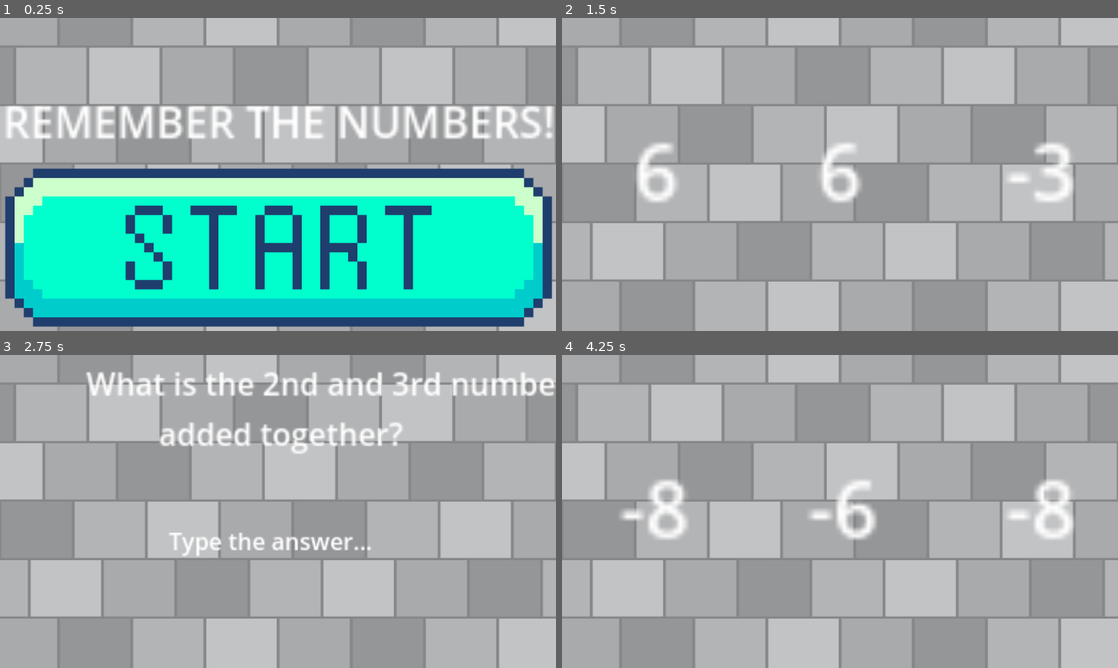
Above: before the commit, frames 1-4 (two rows, left to right).
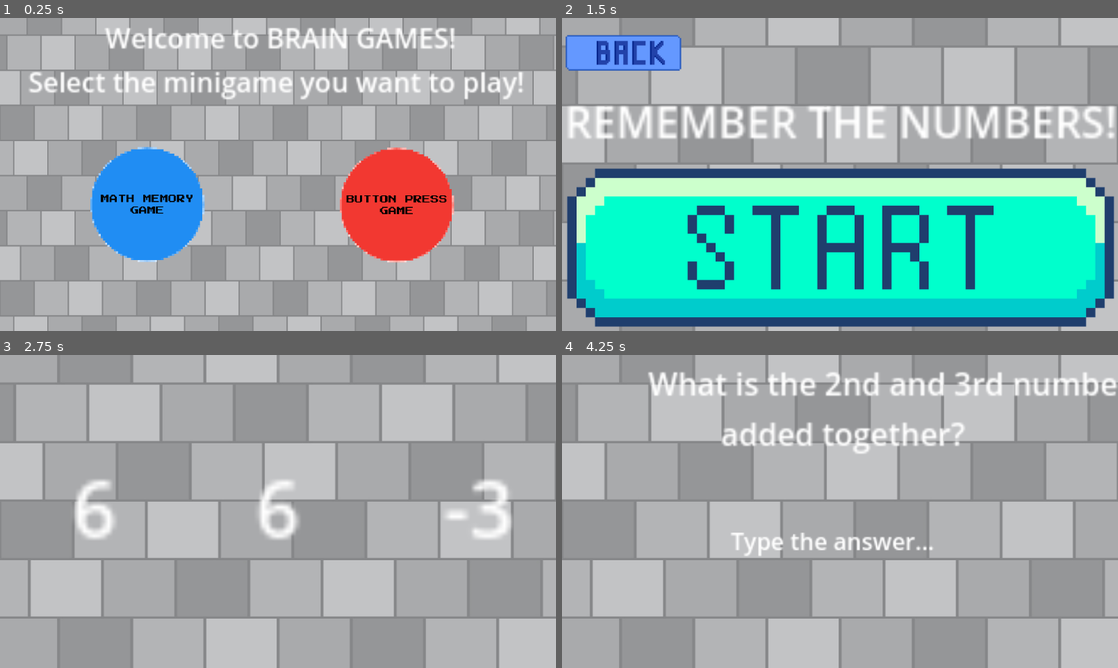
Above: after the commit, the same moments.

Repository: MalachiNg/Brain_games
Game: Godot game, scene res://main.tscn
Two runs of this game, one before a commit and one after it. Both use one fixed random seed, a clock stepped at 60 frames per second and the inputs below. Before the commit the project starts from res://math_memory_game.tscn.
Inputs (mouse positions are in pixels of both pictures, inside the frame that each line leads up to):
- Up to frame 1 (0.25 s): no input
- Up to frame 2 (1.5 s): click (840, 246) at 0.52 s; click (712, 205) at 1.27 s
- Up to frame 3 (2.75 s): click (278, 583) at 2.02 s
- Up to frame 4 (4.25 s): tap Enter (button_enter) at 2.75 s; tap 0 (button_0) at 2.85 s; tap 1 (button_1) at 3.6 s

The runs differ from the first frame. In frame 1, 74% of the frame differs, in the area x 0-100%, y 0-100%; in frame 2, 57%; in frame 3, 7.4%; in frame 4, 8.0%.

Commit message:
Major Update: New Game added! Added Main scene, and navigation between the two games. For whatever reason the start button on the new button clicking game doesn't work after you've played once, so there's some issues to patch. Until then, goodnight!

Diff:
--- /dev/null
+++ b/button_clicking_game.gd
@@ -0,0 +1,123 @@
+extends Node
+
+@onready var location_1
+@onready var location_2
+@onready var location_3
+@onready var location_4
+@onready var location_5
+@onready var location_6
+@onready var button_stage = 1
+@onready var running_timer = false
+@onready var game_running = false
+@onready var dud_pressed = false
+@onready var score = 0
+@onready var master_timer_up = false
+
+
+func _ready():
+	$Back_Button.show()
+	$Instructions.text = "CLICK THE BLUE BUTTONS!"
+	$Instructions.position = Vector2(70, 150)
+	$Instructions.show()
+	$Start_Button.show()
+	$Button.hide()
+	$Dud_Button.hide()
+
+func _process(_delta):
+	if game_running and not master_timer_up:
+		move_buttons()
+
+
+func _on_start_button_pressed():
+	$Start_Button.hide()
+	$Instructions.hide()
+	$Button.show()
+	$Back_Button.hide()
+	location_1 = Vector2(randf_range(0, 1033), randf_range(0, 528))
+	location_2 = Vector2(randf_range(0, 1033), randf_range(0, 528))
+	location_3 = Vector2(randf_range(0, 1033), randf_range(0, 528))
+	location_4 = Vector2(randf_range(0, 1033), randf_range(0, 528))
+	location_5 = Vector2(randf_range(0, 1033), randf_range(0, 528))
+	location_6 = Vector2(randf_range(0, 1033), randf_range(0, 528))
+	$Button.position = location_1
+	game_running = true
+	score = 0
+	master_timer()
+
+
+func move_buttons():
+	if button_stage == 1:
+		$Button.position = location_1
+	elif button_stage == 2:
+		$Button.position = location_2
+	elif button_stage == 3:
+		$Button.position = location_3
+	elif button_stage == 4:
+		$Button.position = location_4
+	elif button_stage == 5:
+		$Button.position = location_5
+	elif button_stage == 6:
+		$Button.position = location_6
+	if not running_timer:
+		var initial_button_stage = button_stage
+		await get_tree().create_timer(1).timeout
+		if initial_button_stage == button_stage:
+			if button_stage == 6:
+				button_stage = 1
+			else:
+				button_stage += 1 # change the button stage to the next position, as the user didn't click it in time.
+
+
+
+func _on_button_pressed():
+	score += 1
+	if button_stage == 6:
+		button_stage = 1
+	else:
+		button_stage += 1
+	var rand = randi_range(1, 3)
+	if rand == 2:
+		$Dud_Button.show()
+		$Dud_Button.position = Vector2(randf_range(0, 1033), randf_range(0, 528))
+		print(str($Dud_Button.position))
+		var initial_button_stage = button_stage
+		while (initial_button_stage == button_stage) == true and dud_pressed == false:
+			await get_tree().process_frame
+		$Dud_Button.hide()
+		dud_pressed = false
+
+
+
+
+func _on_dud_button_pressed():
+	dud_pressed = true
+	if button_stage == 6:
+		button_stage = 1
+	else:
+		button_stage += 1 # move the real button.
+
+func master_timer():
+	await get_tree().create_timer(5).timeout
+	master_timer_up = true
+	get_tree().paused = true
+	game_over()
+
+
+func game_over():
+	$Button.hide()
+	$Start_Button.show()
+	$Instructions.show()
+	$Dud_Button.hide()
+	if score == 0:
+		$Instructions.text = "HOW did you NEVER hit it...\n          you're trash."
+		$Instructions.position.y = 0
+	if score == 1:
+		$Instructions.text = "     You hit the blue once.\n            you're trash."
+		$Instructions.position.y = 0
+	if score != 1 and score != 0:
+		$Instructions.text = "You hit the blue " + str(score) + " times!"
+
+
+
+func _on_back_button_pressed():
+	get_tree().change_scene_to_file("res://main.tscn")
--- /dev/null
+++ b/button_clicking_game.tscn
@@ -0,0 +1,65 @@
+[gd_scene load_steps=7 format=3 uid="uid://dec3syhne7bqe"]
+
+[ext_resource type="Script" uid="uid://uxn12rt5u510" path="res://button_clicking_game.gd" id="1_1hbts"]
+[ext_resource type="Texture2D" uid="uid://chdys0o30ps8q" path="res://Blue_Button.png" id="2_lrm1q"]
+[ext_resource type="Texture2D" uid="uid://c2a1a4ehqmru4" path="res://start_button.png" id="3_lrm1q"]
+[ext_resource type="Texture2D" uid="uid://b3oe470vo7xwo" path="res://Red_Button.png" id="3_o7abf"]
+[ext_resource type="Texture2D" uid="uid://gm3473lha2ej" path="res://floor.jpg" id="5_o7abf"]
+[ext_resource type="Texture2D" uid="uid://q8l3litsos4n" path="res://Back_Button.png" id="6_dsp5l"]
+
+[node name="Button_clicking_game" type="Node"]
+script = ExtResource("1_1hbts")
+
+[node name="TextureRect" type="TextureRect" parent="."]
+z_index = 1
+offset_right = 2000.0
+offset_bottom = 2000.0
+scale = Vector2(0.6, 0.6)
+texture = ExtResource("5_o7abf")
+
+[node name="Instructions" type="Label" parent="."]
+z_index = 2
+offset_right = 40.0
+offset_bottom = 23.0
+scale = Vector2(5, 5)
+
+[node name="Dud_Button" type="Button" parent="."]
+z_index = 2
+offset_right = 2388.0
+offset_bottom = 2388.0
+scale = Vector2(0.05, 0.05)
+icon = ExtResource("3_o7abf")
+flat = true
+
+[node name="Button" type="Button" parent="."]
+z_index = 3
+offset_left = 2113.0
+offset_top = 2758.0
+offset_right = 4501.0
+offset_bottom = 5146.0
+scale = Vector2(0.05, 0.05)
+icon = ExtResource("2_lrm1q")
+flat = true
+
+[node name="Start_Button" type="Button" parent="."]
+top_level = true
+z_index = 4
+offset_top = 150.0
+offset_right = 3848.0
+offset_bottom = 2318.0
+scale = Vector2(0.3, 0.3)
+icon = ExtResource("3_lrm1q")
+flat = true
+
+[node name="Back_Button" type="Button" parent="."]
+z_index = 2
+offset_right = 8.0
+offset_bottom = 8.0
+scale = Vector2(0.5, 0.5)
+icon = ExtResource("6_dsp5l")
+flat = true
+
+[connection signal="pressed" from="Dud_Button" to="." method="_on_dud_button_pressed"]
+[connection signal="pressed" from="Button" to="." method="_on_button_pressed"]
+[connection signal="pressed" from="Start_Button" to="." method="_on_start_button_pressed"]
+[connection signal="pressed" from="Back_Button" to="." method="_on_back_button_pressed"]
--- /dev/null
+++ b/main.gd
@@ -0,0 +1,13 @@
+extends Node
+
+func _ready():
+	$Introduction.show()
+	$Introduction.text = "               Welcome to BRAIN GAMES!\n    Select the minigame you want to play!"
+
+func _on_math_game_button_pressed():
+	get_tree().change_scene_to_file("res://math_memory_game.tscn")
+
+
+
+func _on_button_game_button_pressed():
+	get_tree().change_scene_to_file("res://button_clicking_game.tscn")
--- /dev/null
+++ b/main.tscn
@@ -0,0 +1,41 @@
+[gd_scene load_steps=5 format=3 uid="uid://bgrwoogdm3730"]
+
+[ext_resource type="Script" uid="uid://blaoj0k0tp7lc" path="res://main.gd" id="1_1bvp3"]
+[ext_resource type="Texture2D" uid="uid://gm3473lha2ej" path="res://floor.jpg" id="1_h2yge"]
+[ext_resource type="Texture2D" uid="uid://ddknjlhx2jnqg" path="res://Math_Memory_Game.png" id="2_1bvp3"]
+[ext_resource type="Texture2D" uid="uid://b1qd5xm6gryxm" path="res://Button_Pressing_Game.png" id="3_lquwl"]
+
+[node name="Main" type="Node"]
+script = ExtResource("1_1bvp3")
+
+[node name="TextureRect" type="TextureRect" parent="."]
+offset_right = 2000.0
+offset_bottom = 2000.0
+scale = Vector2(0.6, 0.6)
+texture = ExtResource("1_h2yge")
+
+[node name="Math_Game_Button" type="Button" parent="."]
+offset_left = 186.0
+offset_top = 267.0
+offset_right = 2574.0
+offset_bottom = 2655.0
+scale = Vector2(0.1, 0.1)
+icon = ExtResource("2_1bvp3")
+flat = true
+
+[node name="Button_Game_Button" type="Button" parent="."]
+offset_left = 703.0
+offset_top = 268.0
+offset_right = 3091.0
+offset_bottom = 2656.0
+scale = Vector2(0.1, 0.1)
+icon = ExtResource("3_lquwl")
+flat = true
+
+[node name="Introduction" type="Label" parent="."]
+offset_right = 40.0
+offset_bottom = 23.0
+scale = Vector2(3.5, 3.5)
+
+[connection signal="pressed" from="Math_Game_Button" to="." method="_on_math_game_button_pressed"]
+[connection signal="pressed" from="Button_Game_Button" to="." method="_on_button_game_button_pressed"]
--- a/math_memory_game.gd
+++ b/math_memory_game.gd
@@ -12,6 +12,7 @@
 @onready var score = 0
 
 func _ready():
+	$Back_Button.show()
 	$Instructions.text = "REMEMBER THE NUMBERS!"
 	$Instructions.position = Vector2(90, 150)
 	$Number_1.hide()
@@ -29,6 +30,7 @@
 	reveal_numbers()
 	$Instructions.hide()
 	$Button_STA.hide()
+	$Back_Button.hide()
 
 func reveal_numbers():
 	$User_input.hide()
@@ -313,3 +315,8 @@
 	$Number_2.hide()
 	$Number_3.hide()
 	$Button_STA.show()
+
+
+
+func _on_back_button_pressed():
+	get_tree().change_scene_to_file("res://main.tscn")
--- a/math_memory_game.tscn
+++ b/math_memory_game.tscn
@@ -1,8 +1,9 @@
-[gd_scene load_steps=5 format=3 uid="uid://dkodxqmqdwrie"]
+[gd_scene load_steps=6 format=3 uid="uid://dkodxqmqdwrie"]
 
 [ext_resource type="Script" uid="uid://dfn54nvrdwhbp" path="res://math_memory_game.gd" id="1_0inta"]
 [ext_resource type="Texture2D" uid="uid://gm3473lha2ej" path="res://floor.jpg" id="2_gs5kn"]
 [ext_resource type="Texture2D" uid="uid://c2a1a4ehqmru4" path="res://start_button.png" id="3_3whtb"]
+[ext_resource type="Texture2D" uid="uid://q8l3litsos4n" path="res://Back_Button.png" id="4_tcqeb"]
 
 [sub_resource type="ShaderMaterial" id="ShaderMaterial_0inta"]
 
@@ -52,7 +53,7 @@
 
 [node name="Number_3" type="Label" parent="."]
 z_index = 2
-anchors_preset = -1
+anchors_preset = 8
 anchor_left = 0.5
 anchor_top = 0.5
 anchor_right = 0.5
@@ -103,4 +104,13 @@
 grow_vertical = 2
 scale = Vector2(5.5, 5.5)
 
+[node name="Back_Button" type="Button" parent="."]
+z_index = 2
+offset_right = 8.0
+offset_bottom = 8.0
+scale = Vector2(0.5, 0.5)
+icon = ExtResource("4_tcqeb")
+flat = true
+
 [connection signal="pressed" from="Button_STA" to="." method="button_STA_pressed"]
+[connection signal="pressed" from="Back_Button" to="." method="_on_back_button_pressed"]
--- a/project.godot
+++ b/project.godot
@@ -11,7 +11,7 @@
 [application]
 
 config/name="Brain Games!"
-run/main_scene="res://math_memory_game.tscn"
+run/main_scene="uid://bgrwoogdm3730"
 config/features=PackedStringArray("4.4", "GL Compatibility")
 config/icon="res://icon.svg"
 
Binary file added: Back_Button.png
Not shown, added: Back_Button.png.import
Binary file added: Blue_Button.png
Not shown, added: Blue_Button.png.import
Binary file added: Button_Pressing_Game.png
Not shown, added: Button_Pressing_Game.png.import
Binary file added: Math_Memory_Game.png
Not shown, added: Math_Memory_Game.png.import
Binary file added: Red_Button.png
Not shown, added: Red_Button.png.import
Not shown, added: button_clicking_game.gd.uid
Not shown, added: main.gd.uid
